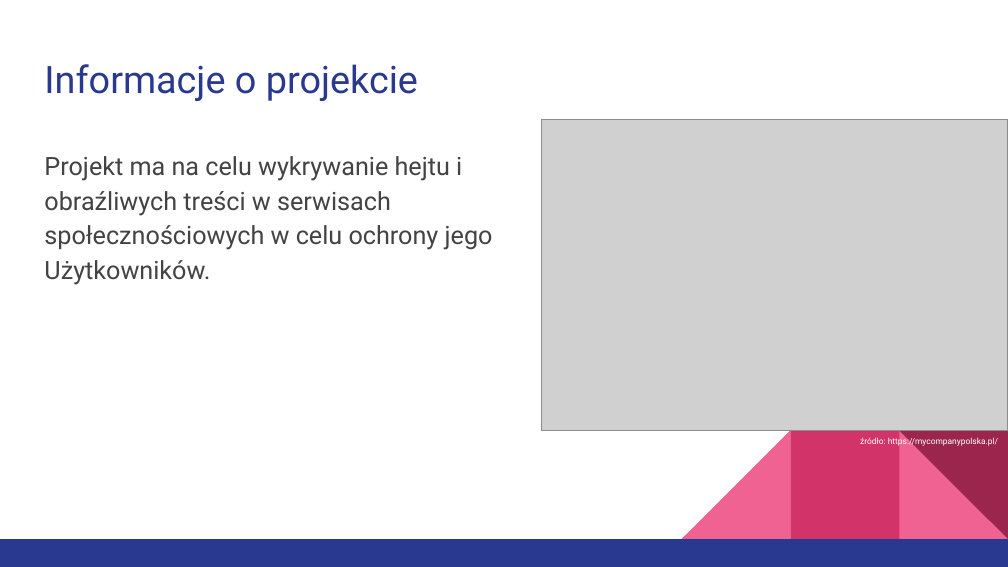
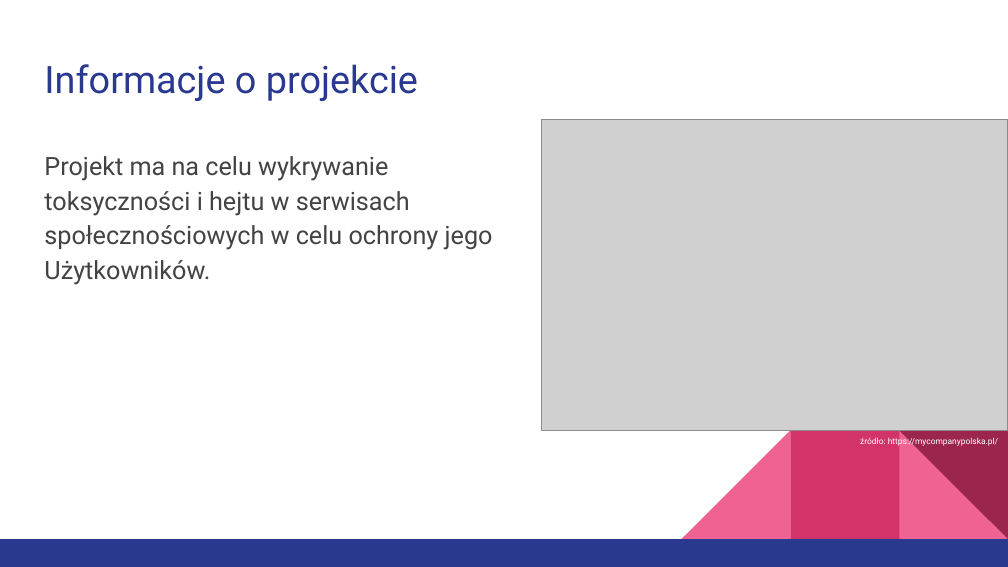
Before and after one commit to Jakub-S-K/beHappy-Ai4Youth, a slide deck: slide 2 of beHappy po Polsku.pptx. Drawn at 1008x567 pixels with LibreOffice and Linux fonts; fonts in the diff are those of the drawing; grey boxes stand for pictures. Boxes give left, top, right and bottom in pixels: in the first picture for what was removed or moved away, otherwise in the second. Text is boxed around its words. In the diff, an @@ line names an element or a change of style, - is before the commit and + after.

Commit message:
new version v5

```diff
--- a/beHappy po Polsku.pptx
+++ b/beHappy po Polsku.pptx
@@ text at bbox=[44, 156, 493, 285]: text changed @@
-Projekt ma na celu wykrywanie hejtu i obraźliwych treści w serwisach społecznościowych w celu ochrony jego Użytkowników.
+Projekt ma na celu wykrywanie toksyczności i hejtu w serwisach społecznościowych w celu ochrony jego Użytkowników.
```
Also in this commit, not shown: 1 other slide changed.
